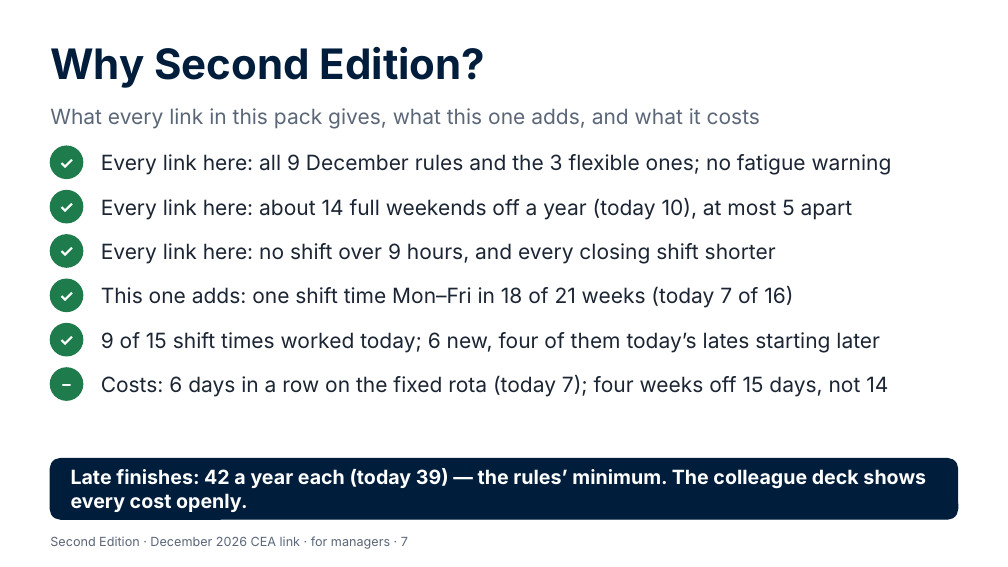
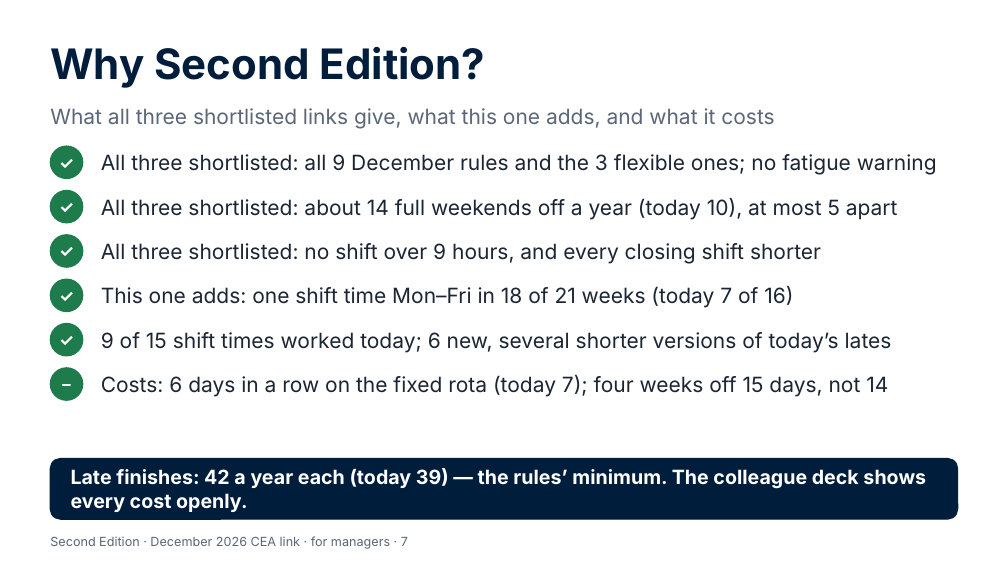
Before and after one commit to Garethdavidmiller/roster-app, a slide deck: slide 7 of docs/links-26/presentations/Second-Edition-for-managers.pptx. Drawn at 1008x567 pixels with LibreOffice and Linux fonts; fonts in the diff are those of the drawing. Boxes give left, top, right and bottom in pixels: in the first picture for what was removed or moved away, otherwise in the second. Text is boxed around its words. In the diff, an @@ line names an element or a change of style, - is before the commit and + after.

```diff
--- a/docs/links-26/presentations/Second-Edition-for-managers.pptx
+++ b/docs/links-26/presentations/Second-Edition-for-managers.pptx
@@ text at box(50, 108, 774, 129): text changed @@
-What every link in this pack gives, what this one adds, and what it costs
+What all three shortlisted links give, what this one adds, and what it costs
@@ text at box(101, 154, 937, 175): text changed @@
-Every link here: all 9 December rules and the 3 flexible ones; no fatigue warning
+All three shortlisted: all 9 December rules and the 3 flexible ones; no fatigue warning
@@ text at box(101, 198, 898, 220): text changed @@
-Every link here: about 14 full weekends off a year (today 10), at most 5 apart
+All three shortlisted: about 14 full weekends off a year (today 10), at most 5 apart
@@ text at box(101, 243, 821, 264): text changed @@
-Every link here: no shift over 9 hours, and every closing shift shorter
+All three shortlisted: no shift over 9 hours, and every closing shift shorter
@@ text at box(101, 332, 892, 353): text changed @@
-9 of 15 shift times worked today; 6 new, four of them today’s lates starting later
+9 of 15 shift times worked today; 6 new, several shorter versions of today’s lates
```
Also in this commit, not shown: 1 other slide changed, 20 other files.
